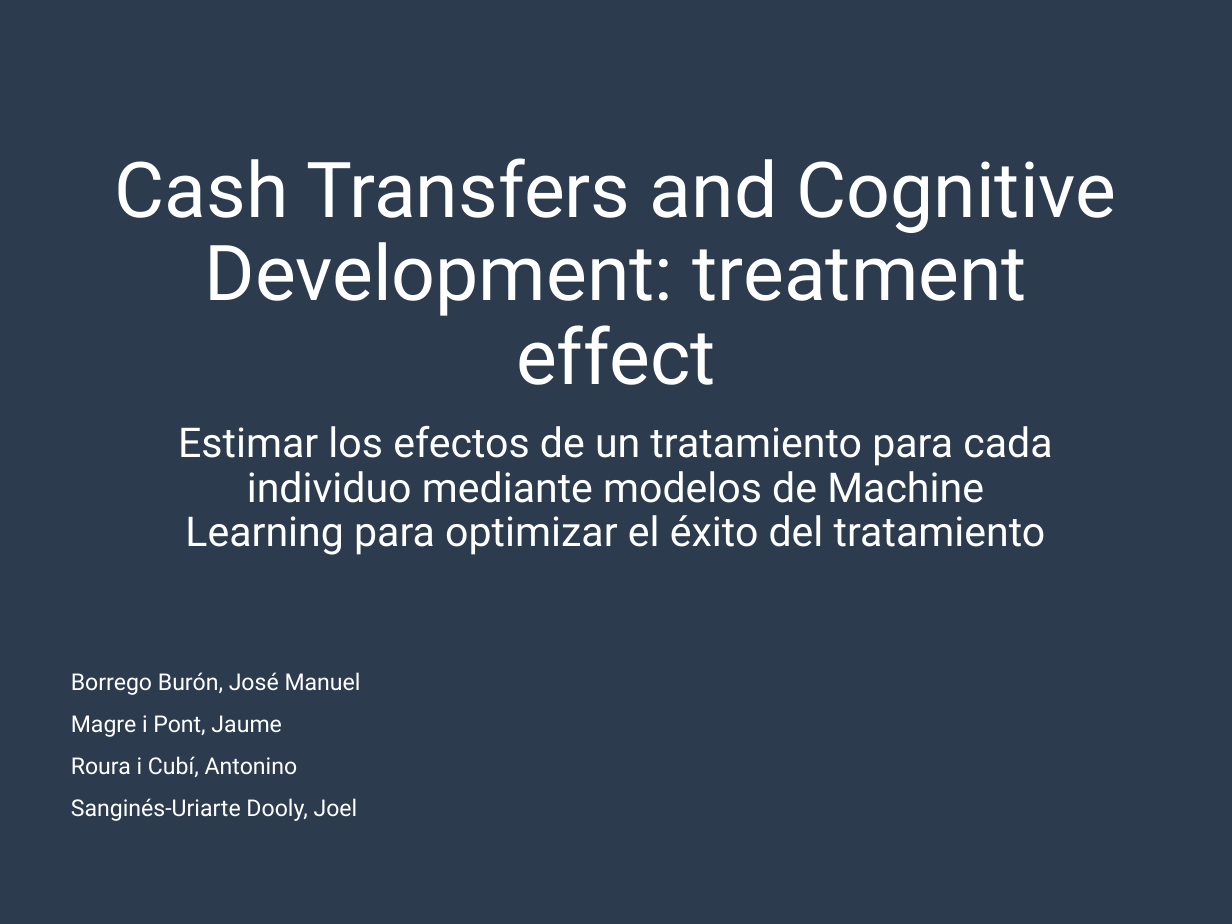
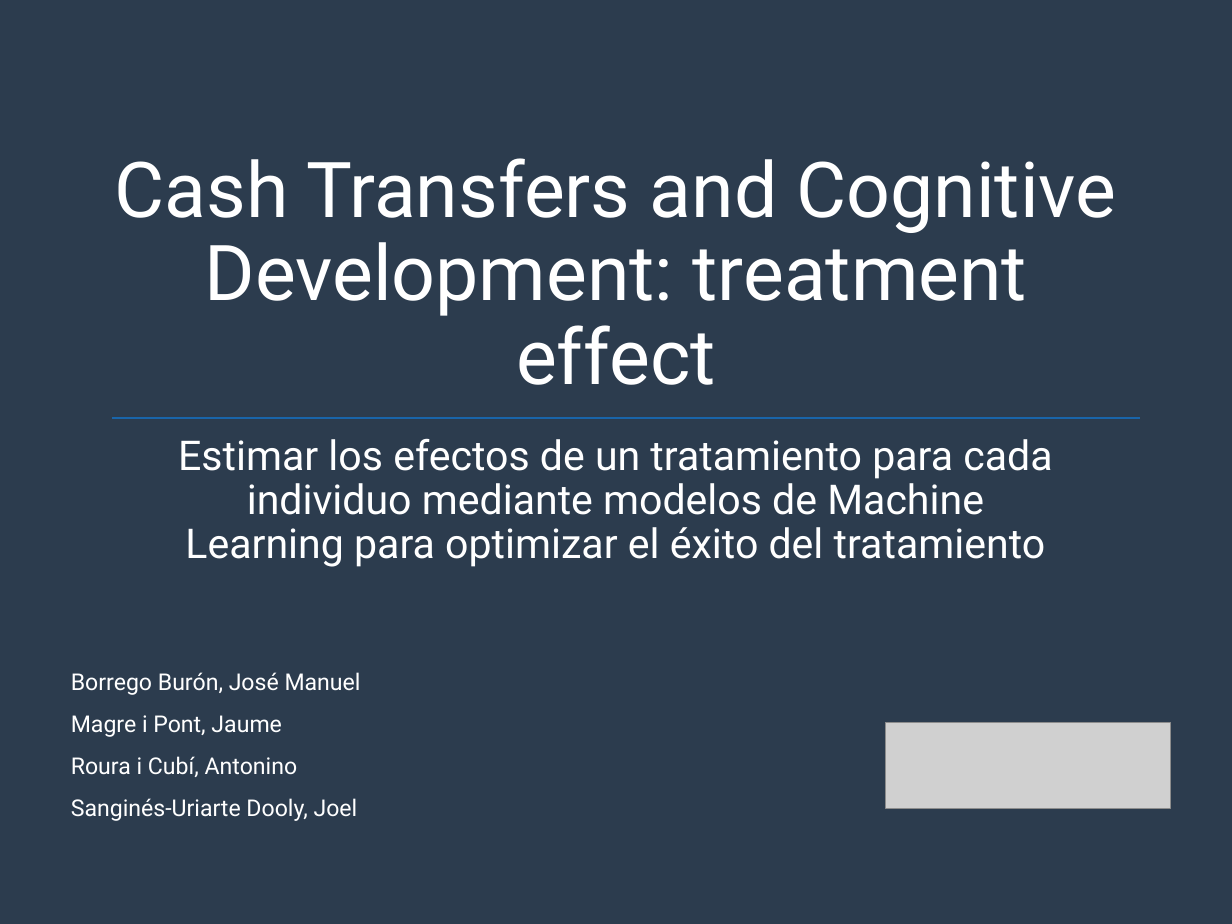
Before and after one commit to JMBorrego/CashCognitive, a slide deck: slide 1 of assets/Presentation/Presentation.pptx. Drawn at 1232x924 pixels with LibreOffice and Linux fonts; fonts in the diff are those of the drawing; grey boxes stand for pictures. Boxes give left, top, right and bottom in pixels: in the first picture for what was removed or moved away, otherwise in the second. Text is boxed around its words. In the diff, an @@ line names an element or a change of style, - is before the commit and + after.

```diff
--- a/assets/Presentation/Presentation.pptx
+++ b/assets/Presentation/Presentation.pptx
@@ line added from (112, 418) to (1140, 418), #1965AA 1.5 pt @@
@@ subtitle "Estimar los efectos de un ...": place and size @@
-subtitle "Estimar los efectos de un ..." at <box>178,426,1052,555</box>
+subtitle "Estimar los efectos de un ..." at <box>178,439,1052,567</box>
@@ picture added at <box>885,723,1170,809</box> @@
```
Also in this commit, not shown: 5 other slides changed, 2 slides added, 3 slides removed.
